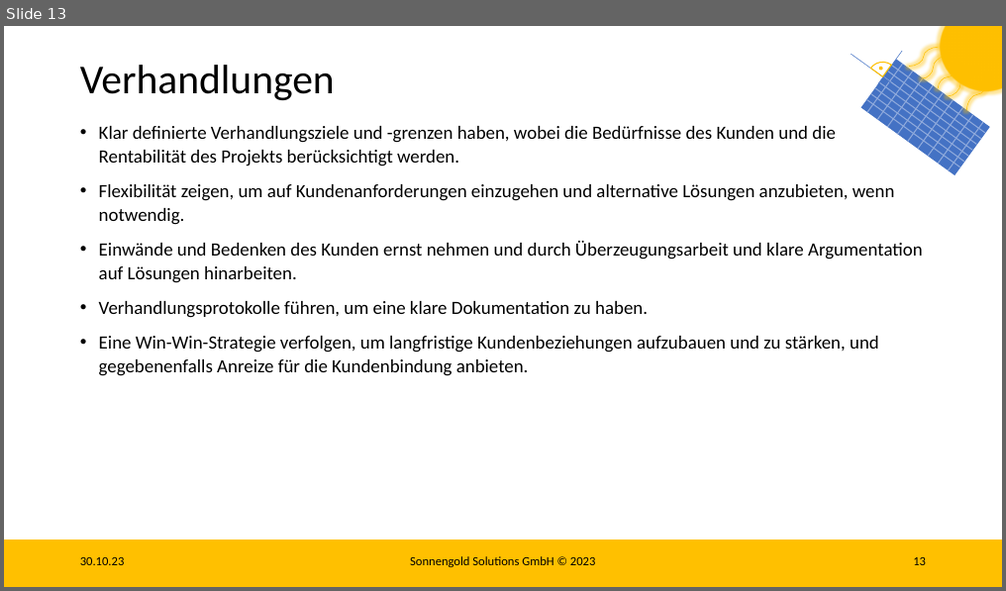
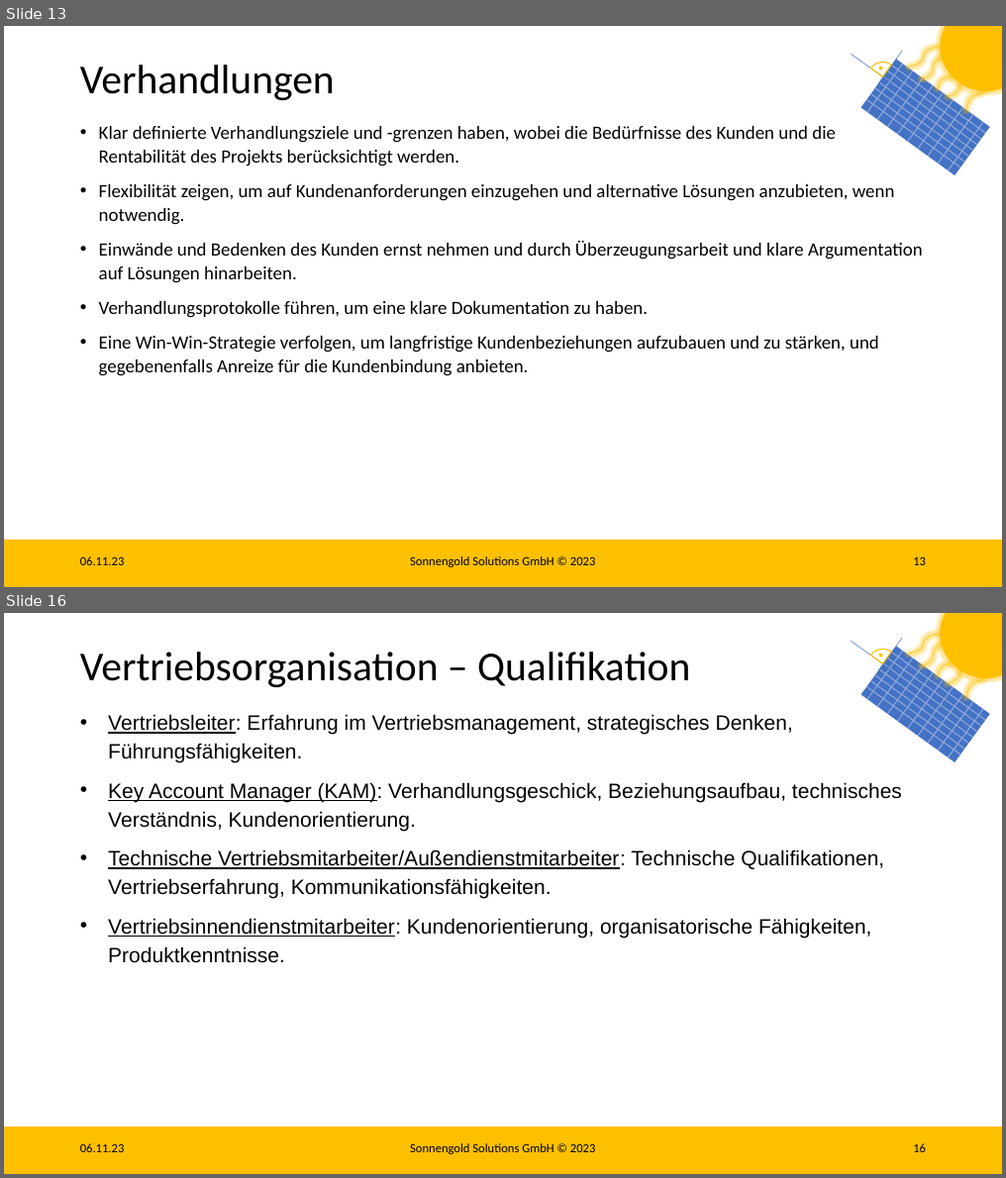
Before and after one commit to Lukas2104/sonnengold-solutions, a slide deck: ConsultingAbschlusspräsentation.pptx. Shown one above the other, each under a label of ours: slide 13 before the commit, slides 13 and 16 after it; the slides between them are not shown. The pictures are 1006x591 and 1006x1178 pixels, drawn with LibreOffice and Linux fonts; fonts in the diff are those of the drawing. Boxes give left, top, right and bottom in pixels: in the first picture for what was removed or moved away, otherwise in the second. Text is boxed around its words. In the diff, an @@ line names an element or a change of style, - is before the commit and + after.

```diff
--- a/ConsultingAbschlusspräsentation.pptx
+++ b/ConsultingAbschlusspräsentation.pptx
@@ slide 16 added at [4, 613, 1002, 1174], background #FFFFFF; not listed: 28 template elements that a slide beside it also shows @@
@@ title added at [80, 652, 690, 687], 39.6 pt, text #000000 @@
+Vertriebsorganisation – Qualifikation
@@ text added at [108, 714, 902, 963], 20 pt, text #000000 @@
+• Vertriebsleiter: Erfahrung im Vertriebsmanagement, strategisches Denken, Führungsfähigkeiten.
+• Key Account Manager (KAM): Verhandlungsgeschick, Beziehungsaufbau, technisches Verständnis, Kundenorientierung.
+• Technische Vertriebsmitarbeiter/Außendienstmitarbeiter: Technische Qualifikationen, Vertriebserfahrung, Kommunikationsfähigkeiten.
+• Vertriebsinnendienstmitarbeiter: Kundenorientierung, organisatorische Fähigkeiten, Produktkenntnisse.
@@ text added at [80, 1144, 125, 1153], 12 pt, text #000000 @@
+06.11.23
@@ text added at [410, 1144, 596, 1155], 12 pt, text #000000 @@
+Sonnengold Solutions GmbH © 2023
@@ page number added at [913, 1144, 926, 1153], 12 pt, text #000000 @@
+16
@@ slide 13 changed as well @@
@@ text at [80, 557, 125, 566]: text changed @@
-30.10.23
+06.11.23
```
Also in this commit, not shown: 13 other slides changed, 6 other slides added.
